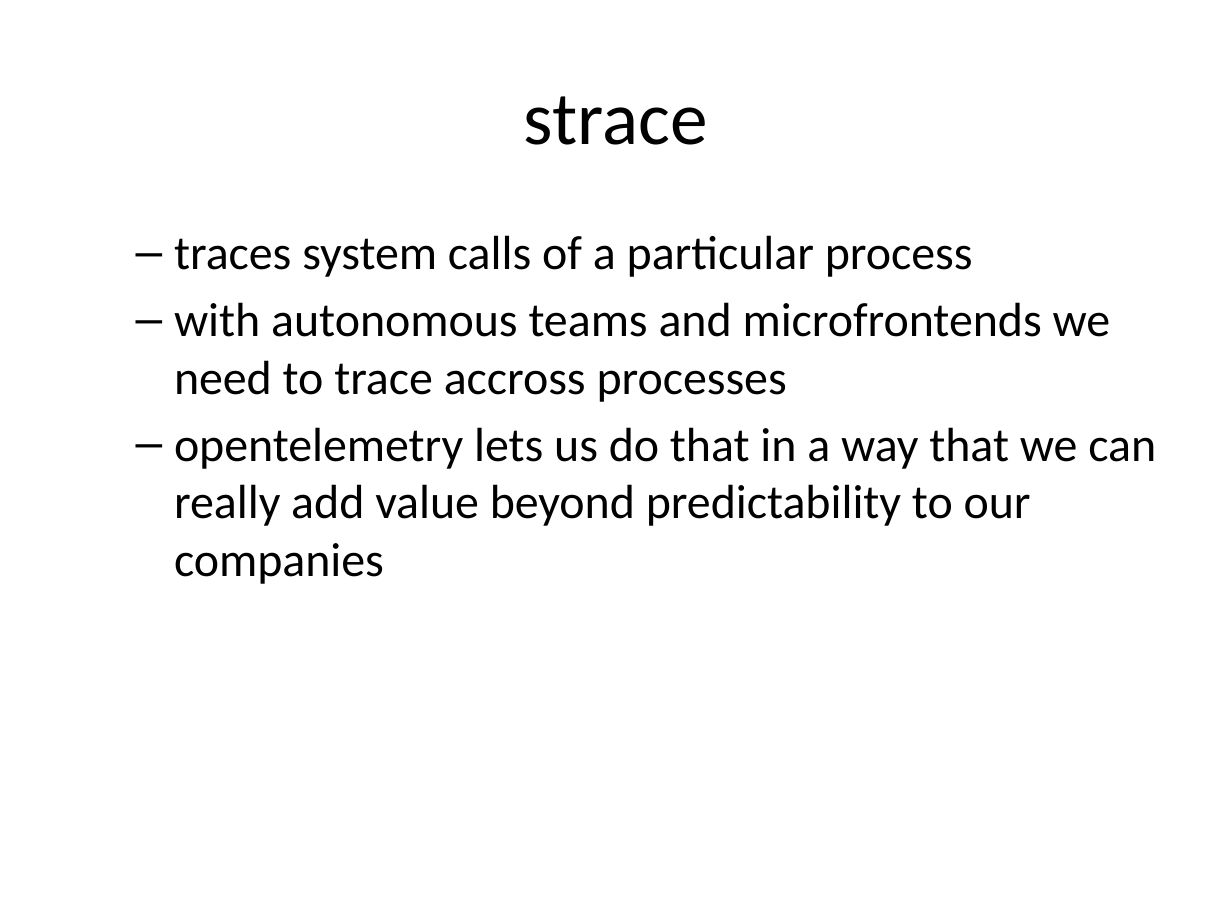
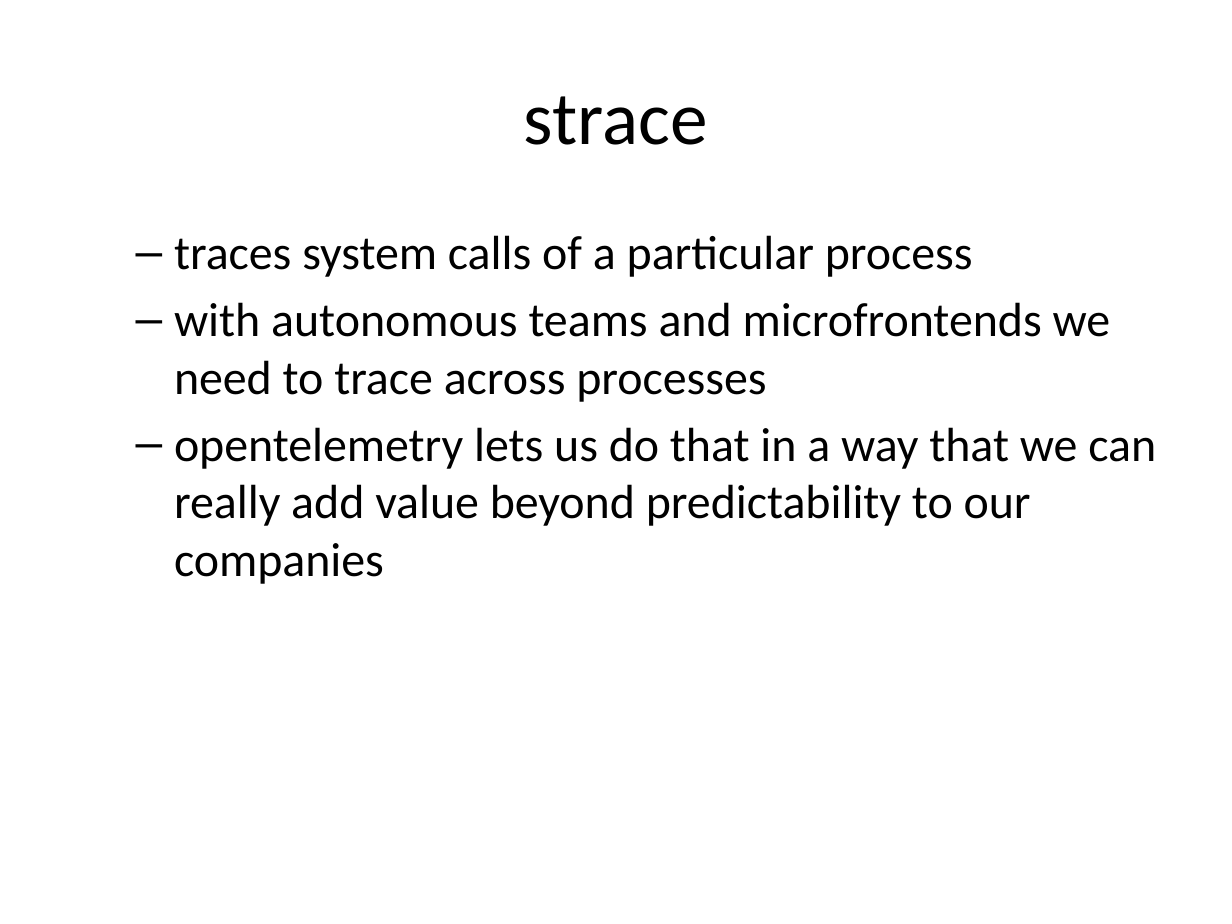
Before and after one commit to rhildred/INFO8985, a slide deck: slide 14 of microfrontend_instrumenting/slides.pptx. Drawn at 1232x924 pixels with LibreOffice and Linux fonts; fonts in the diff are those of the drawing. Boxes give left, top, right and bottom in pixels: in the first picture for what was removed or moved away, otherwise in the second. Text is boxed around its words. In the diff, an @@ line names an element or a change of style, - is before the commit and + after.

```diff
--- a/microfrontend_instrumenting/slides.pptx
+++ b/microfrontend_instrumenting/slides.pptx
@@ text at (174,302,1111,402): text changed @@
-  – with autonomous teams and microfrontends we need to trace accross processes
+  – with autonomous teams and microfrontends we need to trace across processes
```
Also in this commit, not shown: 1 other slide changed, 1 slide added, 14 other files.
